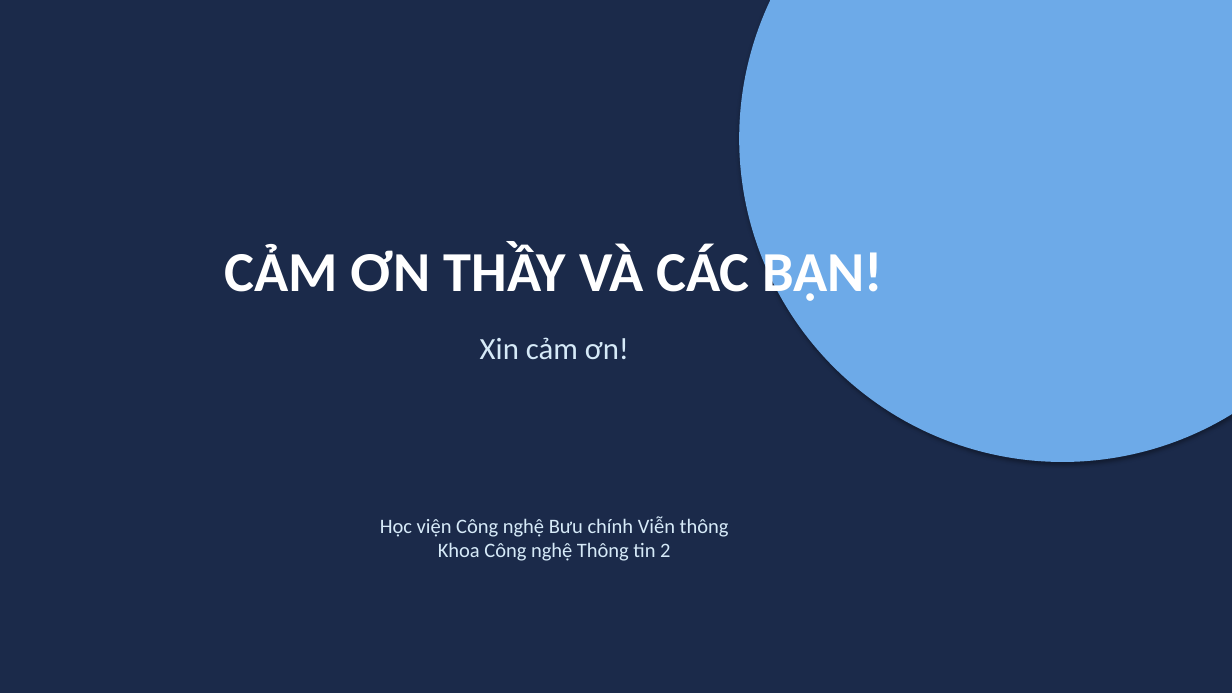
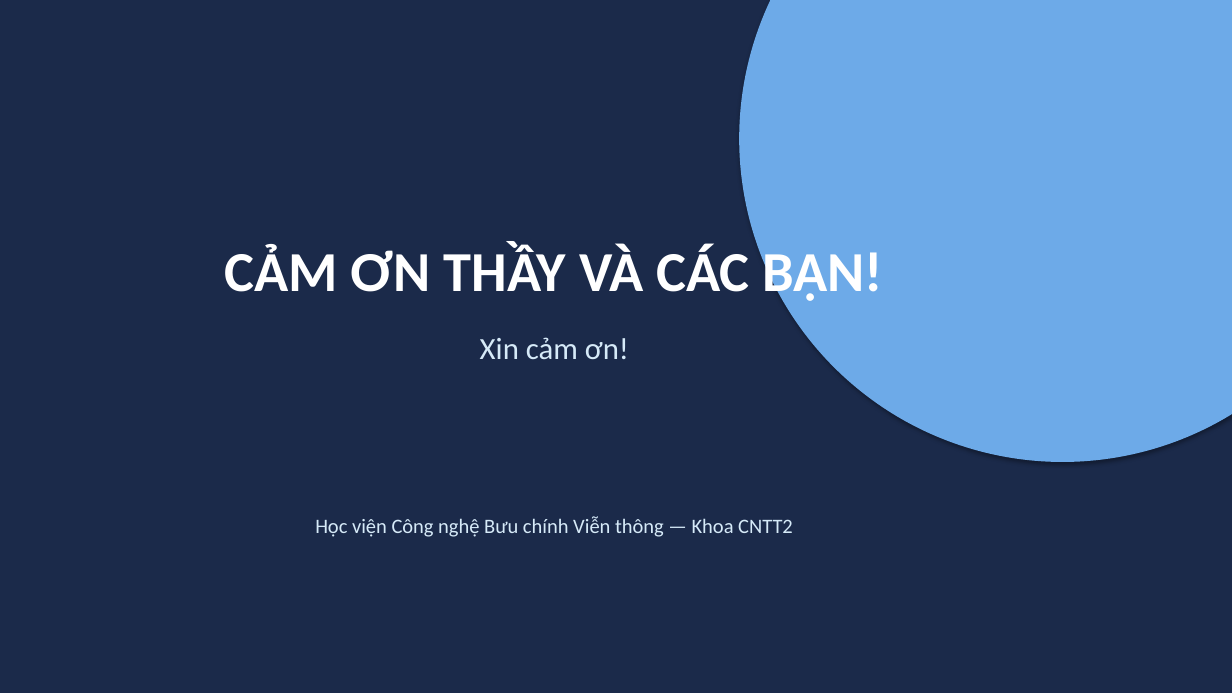
Before and after one commit to simasangggg/smartvn-report, a slide deck: slide 23 of SmartVN-Slides.pptx (slide 42 before the commit). Drawn at 1232x693 pixels with LibreOffice and Linux fonts; fonts in the diff are those of the drawing. Boxes give left, top, right and bottom in pixels: in the first picture for what was removed or moved away, otherwise in the second. Text is boxed around its words. In the diff, an @@ line names an element or a change of style, - is before the commit and + after.

```diff
--- a/SmartVN-Slides.pptx
+++ b/SmartVN-Slides.pptx
@@ text at (315, 516, 793, 537): text changed @@
-Học viện Công nghệ Bưu chính Viễn thông
-Khoa Công nghệ Thông tin 2
+Học viện Công nghệ Bưu chính Viễn thông — Khoa CNTT2
```
Also in this commit, not shown: 15 other slides changed, 7 slides added, 26 slides removed, 1 other file.
